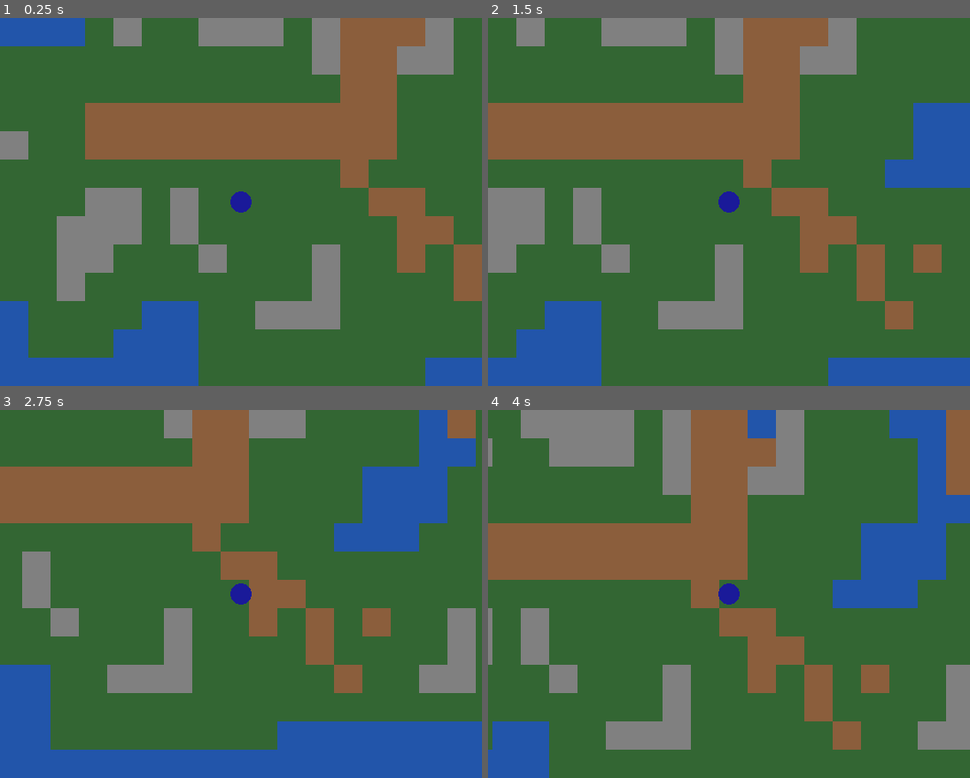
Above: before the commit, frames 1-4 (two rows, left to right).
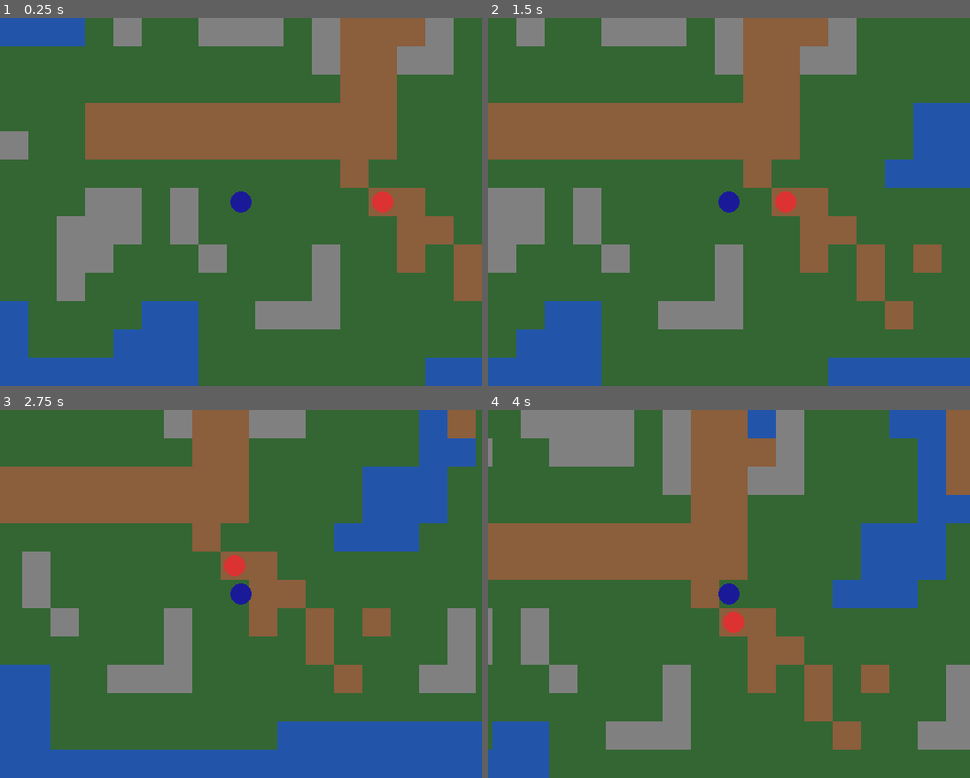
Above: after the commit, the same moments.

Repository: gabrielrheimer/classic-rpg-godot
Game: Godot game, scene res://scenes/game_map.tscn
The game is run twice, just before and just after one commit, with the same random seed, the same clock (stepped at 60 frames per second) and the same inputs.
Inputs:
- Up to frame 1 (0.25 s): no input
- Up to frame 2 (1.5 s): tap Enter at 0.5 s; hold D (move_right) 0.53-1.28 s; hold S (move_down) from 1.28 s (still down)
- Up to frame 3 (2.75 s): release S (move_down) at 2.03 s; hold D (move_right) from 2.03 s (still down)
- Up to frame 4 (4 s): release D (move_right) at 2.78 s; hold W (move_up) 2.78-3.53 s; hold A (move_left) from 3.53 s (still down)

The runs differ from the first frame. In frame 1, 0.2% of the frame differs, in the area x 77-82%, y 47-53%; in frame 2, 0.2%; in frame 3, 0.2%; in frame 4, 0.2%, in the area x 48-54%, y 54-61%.

Commit message:
feat: add spawn point and basic enemy entity

Diff:
--- /dev/null
+++ b/scenes/enemy.tscn
@@ -0,0 +1,11 @@
+[gd_scene load_steps=3 format=4]
+
+[ext_resource type="Script" path="res://scripts/enemy.gd" id="1_enemy"]
+[ext_resource type="Texture2D" path="res://assets/tiles/enemy.png" id="2_enemy"]
+
+[node name="Enemy" type="Node2D"]
+script = ExtResource("1_enemy")
+
+[node name="Sprite2D" type="Sprite2D" parent="."]
+position = Vector2(16, 16)
+texture = ExtResource("2_enemy")
--- a/scenes/game_map.tscn
+++ b/scenes/game_map.tscn
@@ -1,9 +1,11 @@
-[gd_scene load_steps=5 format=4 uid="uid://cga02kyipqqgq"]
+[gd_scene load_steps=7 format=4 uid="uid://cga02kyipqqgq"]
 
 [ext_resource type="Script" uid="uid://belswghvk34m1" path="res://scripts/game_map.gd" id="1_gamemap"]
 [ext_resource type="TileSet" uid="uid://dmyg2q7d71hv1" path="res://assets/tiles/tile_set.tres" id="2_lp764"]
 [ext_resource type="Script" uid="uid://s7svlo7tvqwf" path="res://scripts/player.gd" id="3_player"]
 [ext_resource type="Texture2D" uid="uid://btucy82f8mihg" path="res://assets/tiles/player.png" id="4_lp764"]
+[ext_resource type="PackedScene" path="res://scenes/enemy.tscn" id="5_enemy"]
+[ext_resource type="PackedScene" path="res://scenes/spawn_point.tscn" id="6_spawnpoint"]
 
 [node name="GameMap" type="Node2D"]
 script = ExtResource("1_gamemap")
@@ -21,3 +23,7 @@
 [node name="Sprite2D" type="Sprite2D" parent="Player"]
 position = Vector2(16, 16)
 texture = ExtResource("4_lp764")
+
+[node name="SpawnPoint" parent="." instance=ExtResource("6_spawnpoint")]
+position = Vector2(480, 320)
+enemy_scene = ExtResource("5_enemy")
--- /dev/null
+++ b/scenes/spawn_point.tscn
@@ -0,0 +1,13 @@
+[gd_scene load_steps=4 format=4]
+
+[ext_resource type="Script" path="res://scripts/spawn_point.gd" id="1_spawnpoint"]
+[ext_resource type="Texture2D" path="res://assets/tiles/enemy.png" id="2_marker"]
+[ext_resource type="Script" path="res://scripts/editor_only_sprite.gd" id="3_editorsprite"]
+
+[node name="SpawnPoint" type="Node2D"]
+script = ExtResource("1_spawnpoint")
+
+[node name="Sprite2D" type="Sprite2D" parent="."]
+position = Vector2(16, 16)
+texture = ExtResource("2_marker")
+script = ExtResource("3_editorsprite")
--- /dev/null
+++ b/scripts/enemy.gd
@@ -0,0 +1,5 @@
+class_name Enemy
+extends Node2D
+
+var stats := CharacterStats.new()
+var tile_pos: Vector2i
--- a/scripts/game_map.gd
+++ b/scripts/game_map.gd
@@ -1,6 +1,7 @@
 extends Node2D
 
 var grid: Dictionary = {}  # Vector2i -> Enums.TileType
+var occupied_tiles: Dictionary = {}  # Vector2i -> Enemy
 var _tilemap: TileMapLayer
 
 const STRING_TO_TILE_TYPE = {
@@ -17,6 +18,8 @@
 		grid[cell] = STRING_TO_TILE_TYPE.get(type_str, Enums.TileType.FLOOR)
 
 func is_walkable(tile_pos: Vector2i) -> bool:
+	if occupied_tiles.has(tile_pos):
+		return false
 	var tile_data = _tilemap.get_cell_tile_data(tile_pos)
 	if tile_data == null:
 		return false
--- a/scripts/player.gd
+++ b/scripts/player.gd
@@ -1,6 +1,5 @@
 extends Node2D
 
-const TILE_SIZE = 32
 const MOVE_DURATION = 0.3
 
 var stats := CharacterStats.new()
@@ -9,7 +8,7 @@
 
 func _ready() -> void:
 	tile_pos = Vector2i(10, 10)
-	position = Vector2(tile_pos) * TILE_SIZE
+	position = Vector2(tile_pos) * Constants.TILE_SIZE
 
 func _process(_delta: float) -> void:
 	if is_moving:
@@ -36,5 +35,5 @@
 	is_moving = true
 
 	var tween = create_tween()
-	tween.tween_property(self, "position", Vector2(tile_pos) * TILE_SIZE, MOVE_DURATION)
+	tween.tween_property(self, "position", Vector2(tile_pos) * Constants.TILE_SIZE, MOVE_DURATION)
 	tween.tween_callback(func(): is_moving = false)
--- /dev/null
+++ b/scripts/spawn_point.gd
@@ -0,0 +1,19 @@
+class_name SpawnPoint
+extends Node2D
+
+@export var enemy_scene: PackedScene
+@export var elite_scene: PackedScene
+@export var elite_chance: float = 0.0
+
+func _ready() -> void:
+	var scene_to_spawn = enemy_scene
+	if elite_scene and randf() < elite_chance:
+		scene_to_spawn = elite_scene
+	if scene_to_spawn == null:
+		return
+	var enemy = scene_to_spawn.instantiate()
+	enemy.tile_pos = Vector2i(int(position.x / Constants.TILE_SIZE), int(position.y / Constants.TILE_SIZE))
+	enemy.position = position
+	var game_map = get_parent()
+	game_map.add_child.call_deferred(enemy)
+	game_map.occupied_tiles[enemy.tile_pos] = enemy
Not shown, added: scripts/enemy.gd.uid
Not shown, added: scripts/spawn_point.gd.uid
Not shown, changed: CHANGELOG.md
